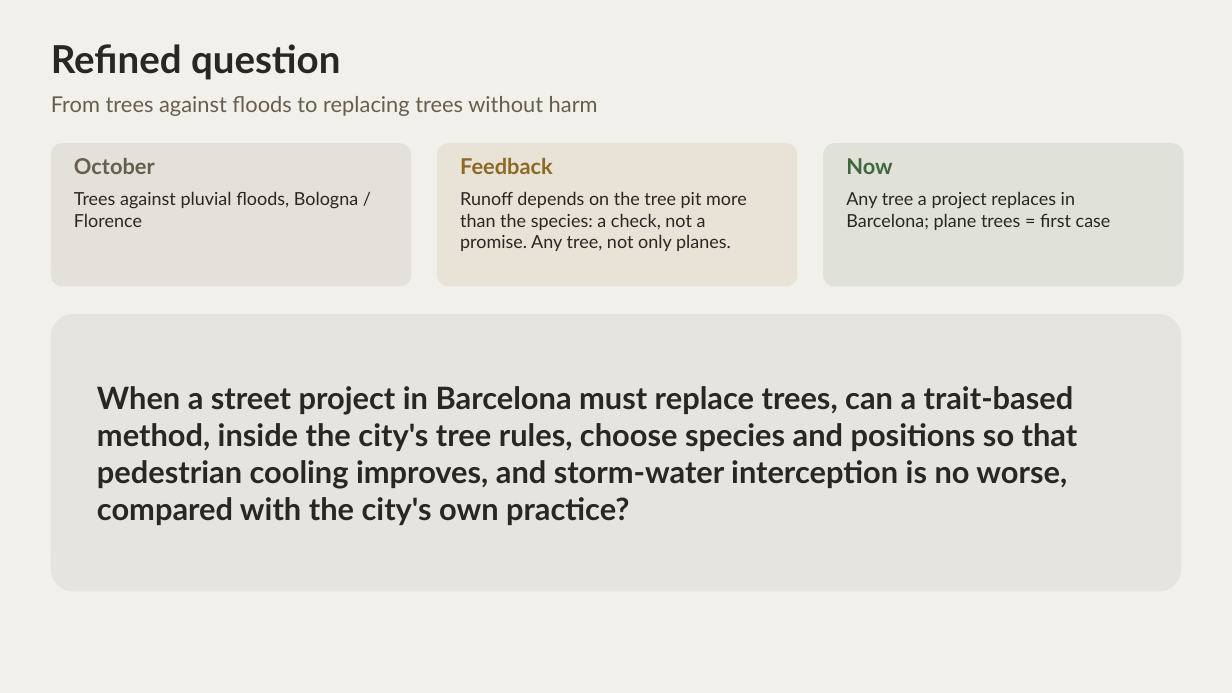
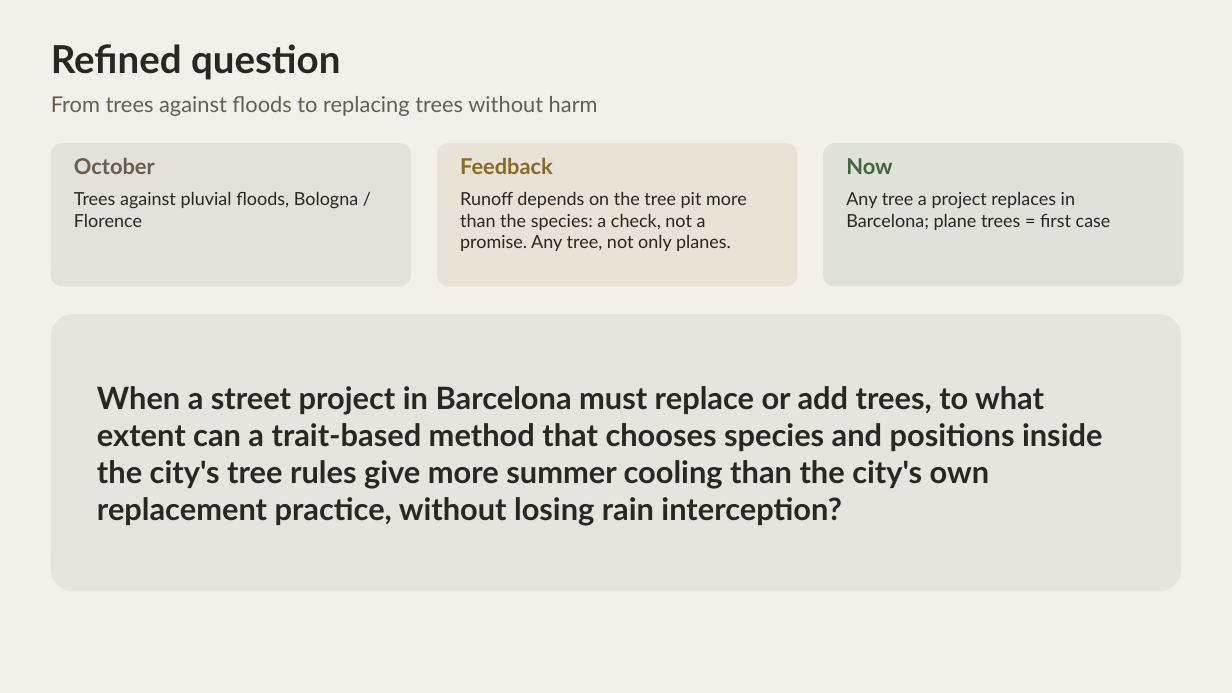
Before and after one commit to giofox96/shade-and-sponge, a slide deck: slide 5 of slides/rm_final/shade_and_sponge_rm_personal.pptx. Drawn at 1232x693 pixels with LibreOffice and Linux fonts; fonts in the diff are those of the drawing. Boxes give left, top, right and bottom in pixels: in the first picture for what was removed or moved away, otherwise in the second. Text is boxed around its words. In the diff, an @@ line names an element or a change of style, - is before the commit and + after.

```diff
--- a/slides/rm_final/shade_and_sponge_rm_personal.pptx
+++ b/slides/rm_final/shade_and_sponge_rm_personal.pptx
@@ text at (97,386,1102,526): text changed @@
-When a street project in Barcelona must replace trees, can a trait-based method, inside the city's tree rules, choose species and positions so that pedestrian cooling improves, and storm-water interception is no worse, compared with the city's own practice?
+When a street project in Barcelona must replace or add trees, to what extent can a trait-based method that chooses species and positions inside the city's tree rules give more summer cooling than the city's own replacement practice, without losing rain interception?
```
Also in this commit, not shown: 2 other files.
